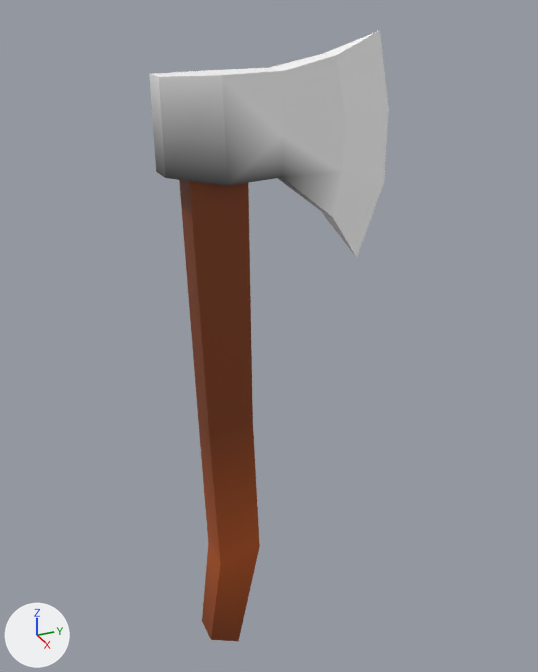
An edit to the glTF model assets/axe.gltf, drawn before and after from the same camera.
Rendered twice from a camera (50 mm lens) standing at (0.667, 2.253, 0.512) and looking at (-0.022, 2.563, 0.168). Arrows for +X, +Y and +Z are at lower left; the lights stay in place. Vertices at the same position are counted once.

Before the edit, the objects in view are built like this:
```python
me_axe = bpy.data.meshes.new('Axe')
me_axe.from_pydata(...)  # 42 vertices, 76 faces; spans x -0.03..0.029, y -0.057..0.187, z -0.227..0.481
me_axe.materials.append(mat_defaultmaterial)
ob_axe = bpy.data.objects.new('Axe', me_axe)
ob_axe.location = (0.0, 2.5, 0.0)
```
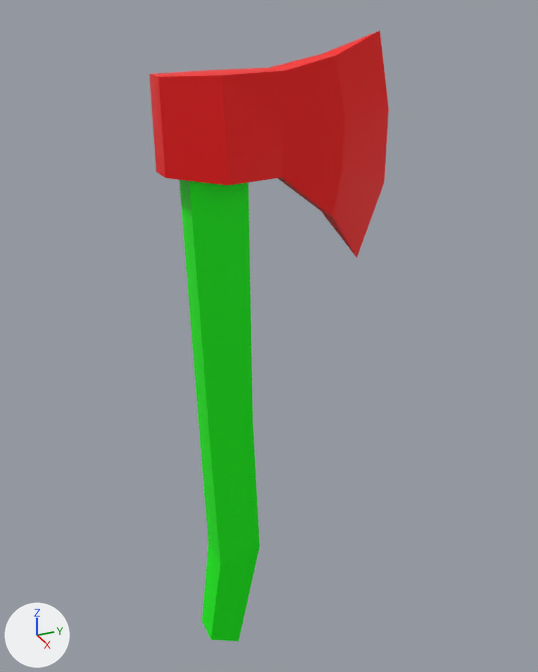
Changed parts and their boxes (x1, y1, x2, y2) in the pictures (538 x 672 px):
part 1 of me_axe, recoloured (grey to red): (151, 31, 389, 258) in both
part 2 of me_axe, recoloured (brown to green): (179, 180, 260, 641) in both
part 3 of me_axe, recoloured (grey to red): (149, 74, 342, 217) in both

The change in detail:
me_axe has 42 vertices, 76 faces and spans x -0.03..0.029, y -0.057..0.187, z -0.227..0.481.
me_axe is used by ob_axe; location (0.0, 2.5, 0.0).
me_axe part 1: 29 faces centred in x -0.02..0.019, y -0.039..0.167, z 0.288..0.468 are repainted in the vertex colours; the middle colour goes from white #ffffff to red #ff0000.
me_axe part 2: 28 faces centred in x -0.019..0.02, y -0.032..0.029, z -0.221..0.399 are repainted in the vertex colours; the middle colour goes from brown #813b11 to green #00ff00.
me_axe part 3: 19 faces centred in x -0.024..0.023, y -0.057..0.101, z 0.321..0.42 are repainted in the vertex colours; the middle colour goes from grey #757575 to red #ff0000.
